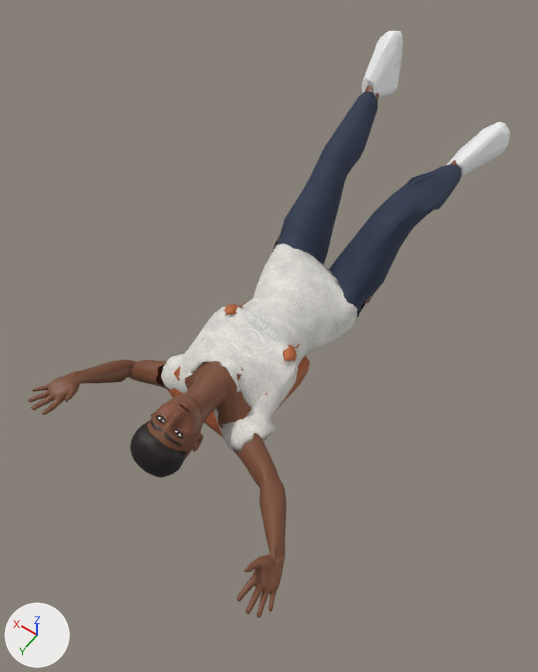
The glTF model characters/exports/student_amara.glb, before and after one commit.
Both versions are drawn from a camera (50 mm lens) standing at (-0.819, 1.85, 1.929) and looking at (0.015, 0.683, 0.094). Arrows for +X, +Y and +Z are at lower left; the lights stay in place. The picture after the commit comes second. Both versions are drawn at frame 29 of the action 'die'; the numbers are the values there. Vertices at exactly the same position are counted once.

The first picture shows 'backpack_strap.001', 'hair.001', 'jeans.001', 'sneaker_l.001', 'sneaker_r.001', 'student_amara_body_dressed', 'tee.001' and 3 more.
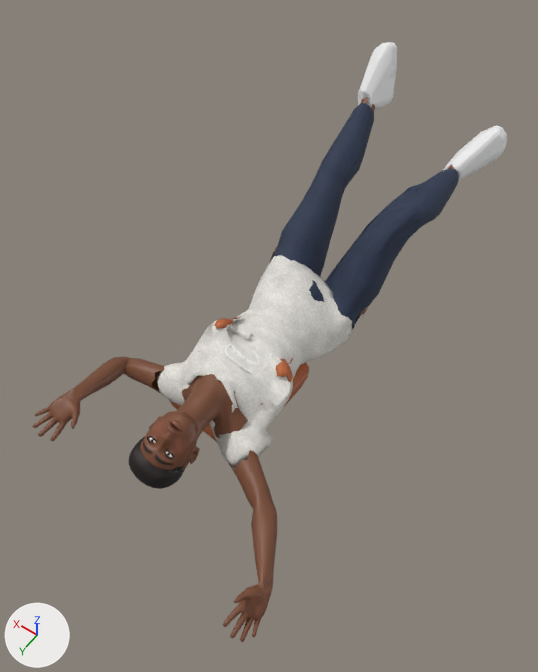
Location of each change, [x1, y1, x2, y2] in pixels of the pictures (538 x 672 px; the box of a moved part takes in the faces that stretch with it):
'tee.001', reshaped
    before: [161, 244, 357, 453]
    after: [157, 255, 352, 469]
'student_amara_body_dressed', reshaped
    before: [28, 86, 457, 618]
    after: [33, 97, 454, 642]
'jeans.001', reshaped
    before: [273, 91, 462, 318]
    after: [271, 103, 459, 330]
'hair.001', reshaped
    before: [130, 421, 187, 478]
    after: [129, 436, 187, 489]
'sneaker_l.001', reshaped
    before: [362, 31, 403, 99]
    after: [358, 42, 397, 109]
'backpack_strap.001', reshaped
    before: [202, 302, 300, 395]
    after: [199, 316, 293, 405]
part 1 of me_student_amara_body_014, deleted
    before: [202, 302, 300, 395]
part 2 of me_student_amara_body_014, added
    after: [199, 351, 293, 405]
part 3 of me_student_amara_body_014, added
    after: [215, 316, 241, 329]
part 7 of me_student_amara_body_015, moved or reshaped
    before: [233, 433, 286, 618]
    after: [223, 450, 277, 642]
part 8 of me_student_amara_body_015, moved or reshaped
    before: [364, 296, 373, 309]
    after: [359, 308, 368, 321]
part 9 of me_student_amara_body_015, moved or reshaped
    before: [273, 235, 280, 250]
    after: [270, 246, 277, 261]
part 10 of me_student_amara_body_015, moved or reshaped
    before: [365, 86, 372, 92]
    after: [361, 97, 368, 104]
part 11 of me_student_amara_body_015, moved or reshaped
    before: [375, 93, 379, 101]
    after: [371, 104, 375, 112]
part 12 of me_student_amara_body_015, moved or reshaped
    before: [28, 359, 252, 461]
    after: [33, 357, 248, 471]

The change, as a list of edits to the scene's bpy script:
```text
Change me_student_amara_body_014:
    remove me_student_amara_body_014.from_pydata(...)  # 332 vertices, 608 faces; spans x -0.151..0.111, y 0.706..1.015, z 0.041..0.271
    add me_student_amara_body_014.from_pydata(...)  # 324 vertices, 584 faces; spans x -0.164..0.119, y 0.724..1.028, z -0.031..0.225
    me_student_amara_body_014 part 1: 11 loose pieces with 276 vertices, spanning x -0.151..0.111, y 0.706..1.015, z 0.047..0.271, are deleted
    me_student_amara_body_014 part 2: 144 vertices added at x -0.164..0.112, y 0.744..1.028, z 0.072..0.191
    me_student_amara_body_014 part 3: 92 vertices added at x 0.077..0.119, y 0.735..0.829, z 0.192..0.225
    other edits to the shape of me_student_amara_body_014 do not show in these pictures
Change me_student_amara_body_009:
    remove me_student_amara_body_009.from_pydata(...)  # 901 vertices, 1798 faces; spans x -0.07..0.086, y 1.063..1.278, z 0.06..0.242
    add me_student_amara_body_009.from_pydata(...)  # 901 vertices, 1798 faces; spans x -0.059..0.095, y 1.074..1.289, z -0.008..0.162
    me_student_amara_body_009 part 4: 901 of 901 vertices moved; they spanned x -0.07..0.086, y 1.063..1.278, z 0.06..0.242 and now span x -0.059..0.095, y 1.074..1.289, z -0.008..0.162; mean shift (0.008, 0.006, -0.066)
Change me_student_amara_body_013:
    remove me_student_amara_body_013.from_pydata(...)  # 994 vertices, 2000 faces; spans x -0.23..0.27, y -0.263..0.533, z -0.012..0.404
    add me_student_amara_body_013.from_pydata(...)  # 994 vertices, 2000 faces; spans x -0.232..0.271, y -0.248..0.555, z -0.052..0.387
    me_student_amara_body_013 part 5: 994 of 994 vertices moved; they spanned x -0.23..0.27, y -0.263..0.533, z -0.012..0.404 and now span x -0.232..0.271, y -0.248..0.555, z -0.052..0.387; mean shift (0.0, 0.018, -0.038)
Change me_sneaker_002:
    remove me_sneaker_002.from_pydata(...)  # 351 vertices, 700 faces; spans x 0.188..0.304, y -0.424..-0.243, z 0.305..0.53
    add me_sneaker_002.from_pydata(...)  # 351 vertices, 700 faces; spans x 0.193..0.31, y -0.404..-0.226, z 0.268..0.493
    me_sneaker_002 part 6: the whole mesh is multiplied about its middle by the matrix ((1.0, -0.027, 0.004), (0.026, 0.999, 0.018), (-0.005, -0.018, 1.0)), then moved by (0.004, 0.018, -0.038)
Change me_student_amara_body_015:
    remove me_student_amara_body_015.from_pydata(...)  # 3003 vertices, 5844 faces; spans x -0.49..0.43, y -0.28..1.42, z -0.03..0.39
    add me_student_amara_body_015.from_pydata(...)  # 3003 vertices, 5844 faces; spans x -0.47..0.39, y -0.26..1.46, z -0.01..0.35
    me_student_amara_body_015 part 7: the loose piece of 691 vertices spanning x -0.49..-0.13, y 0.98..1.42, z 0.04..0.23 is multiplied about its middle by the matrix ((0.984, 0.065, -0.166), (-0.054, 0.996, 0.068), (0.169, -0.058, 0.984)), then moved by (0.01, 0.03, -0.09)
    me_student_amara_body_015 part 8: the loose piece of 7 vertices spanning x -0.18..-0.17, y 0.39..0.44, z 0.1..0.16 is moved by (0.0, 0.02, -0.04)
    me_student_amara_body_015 part 9: the loose piece of 7 vertices spanning x 0.18..0.2, y 0.37..0.43, z 0.14..0.2 is moved by (0.0, 0.02, -0.04)
    me_student_amara_body_015 part 10: the loose piece of 19 vertices spanning x 0.22..0.27, y -0.27..-0.21, z 0.34..0.39 is moved by (0.0, 0.02, -0.04)
    me_student_amara_body_015 part 11: the loose piece of 8 vertices spanning x 0.21..0.22, y -0.28..-0.24, z 0.32..0.37 is moved by (0.0, 0.02, -0.04)
    me_student_amara_body_015 part 12: 2244 of 3003 vertices moved; they spanned x -0.12..0.43, y 0.9..1.31, z -0.03..0.28 and now span x -0.12..0.39, y 0.92..1.35, z -0.01..0.24; mean shift (0.0, 0.03, -0.05); largest move (0.0, 1.26, 0.19) -> (0.01, 1.27, 0.1)
    other edits to the shape of me_student_amara_body_015 do not show in these pictures
Change me_student_amara_body_012:
    remove me_student_amara_body_012.from_pydata(...)  # 1096 vertices, 2200 faces; spans x -0.192..0.219, y 0.368..1.064, z -0.018..0.263
    add me_student_amara_body_012.from_pydata(...)  # 1096 vertices, 2200 faces; spans x -0.192..0.221, y 0.382..1.085, z -0.058..0.216
    me_student_amara_body_012 part 13: 1096 of 1096 vertices moved; they spanned x -0.192..0.219, y 0.368..1.064, z -0.018..0.263 and now span x -0.192..0.221, y 0.382..1.085, z -0.058..0.216; mean shift (0.004, 0.021, -0.041)
```
